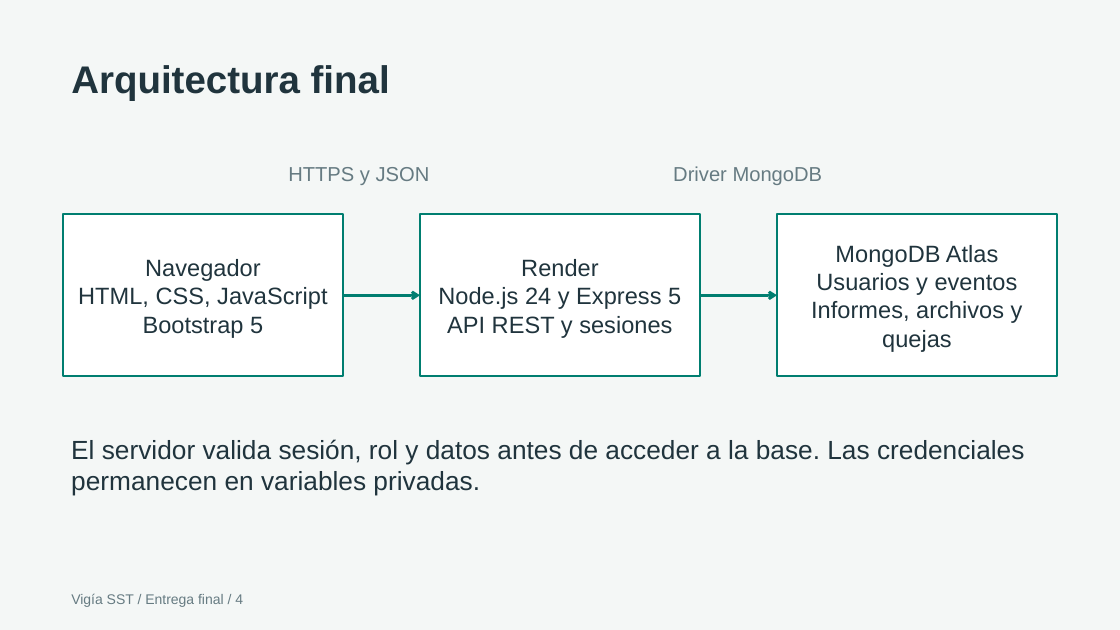
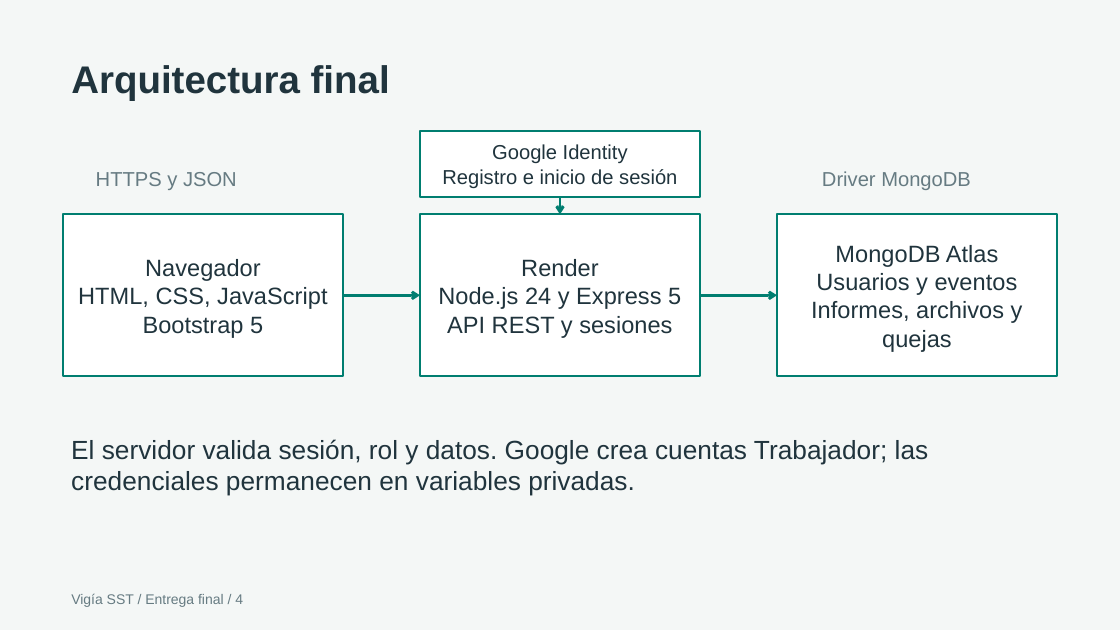
Before and after one commit to HEFRA-ws/ProyectoIngSoftware, a slide deck: slide 4 of docs/Presentacion-Final-Vigia-SST.pptx. Drawn at 1120x630 pixels with LibreOffice and Linux fonts; fonts in the diff are those of the drawing. Boxes give left, top, right and bottom in pixels: in the first picture for what was removed or moved away, otherwise in the second. Text is boxed around its words. In the diff, an @@ line names an element or a change of style, - is before the commit and + after.

```diff
--- a/docs/Presentacion-Final-Vigia-SST.pptx
+++ b/docs/Presentacion-Final-Vigia-SST.pptx
@@ rectangle added at box(420, 131, 700, 197), fill #FFFFFF, outline #007E70 1.5 pt, 17.2 pt, text #20343D @@
+Google Identity
+Registro e inicio de sesión
@@ text "HTTPS y JSON": place and size @@
-text "HTTPS y JSON" at box(288, 167, 430, 185)
+text "HTTPS y JSON" at box(96, 172, 237, 190)
@@ text "Driver MongoDB": place and size @@
-text "Driver MongoDB" at box(673, 166, 823, 185)
+text "Driver MongoDB" at box(822, 171, 971, 190)
@@ arrow added from (560, 197) to (560, 214), #007E70 2.25 pt @@
@@ text at box(71, 439, 929, 496): text changed @@
-El servidor valida sesión, rol y datos antes de acceder a la base. Las credenciales permanecen en variables privadas.
+El servidor valida sesión, rol y datos. Google crea cuentas Trabajador; las credenciales permanecen en variables privadas.
```
Also in this commit, not shown: 1 other slide changed, 15 other files.
